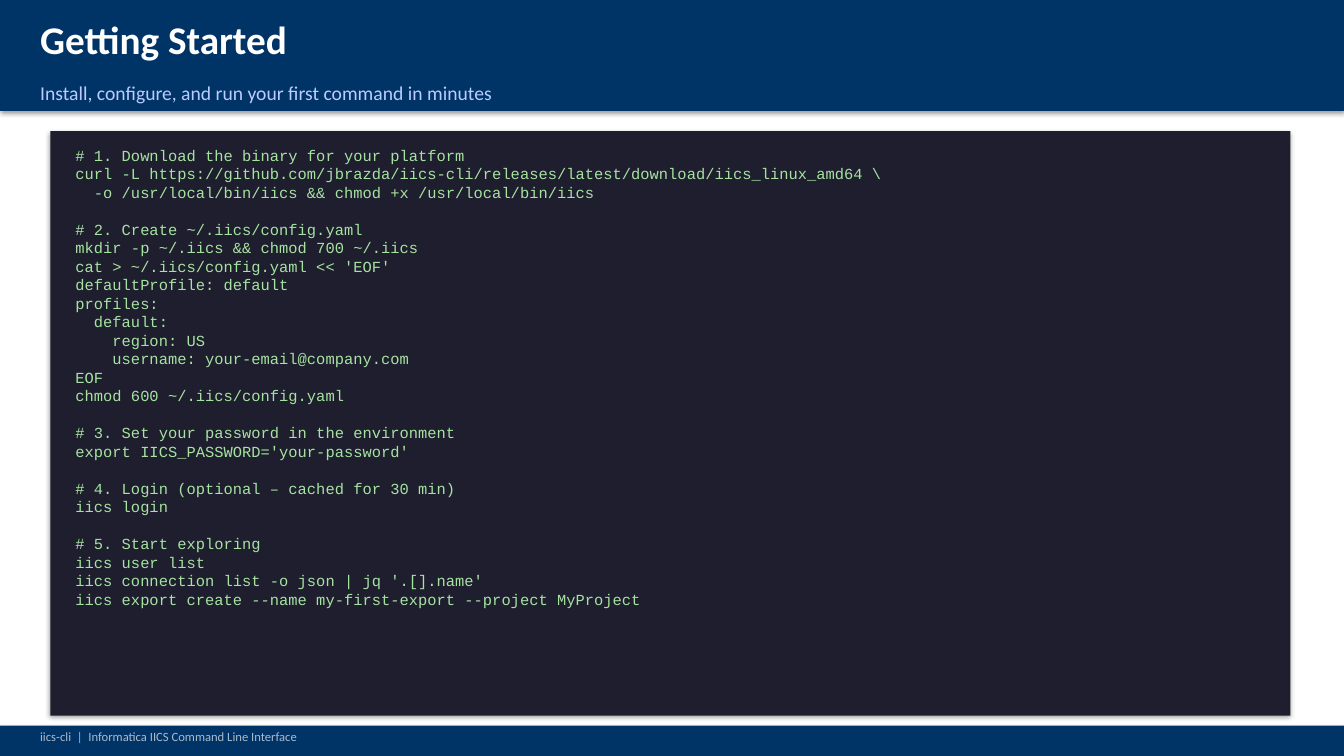
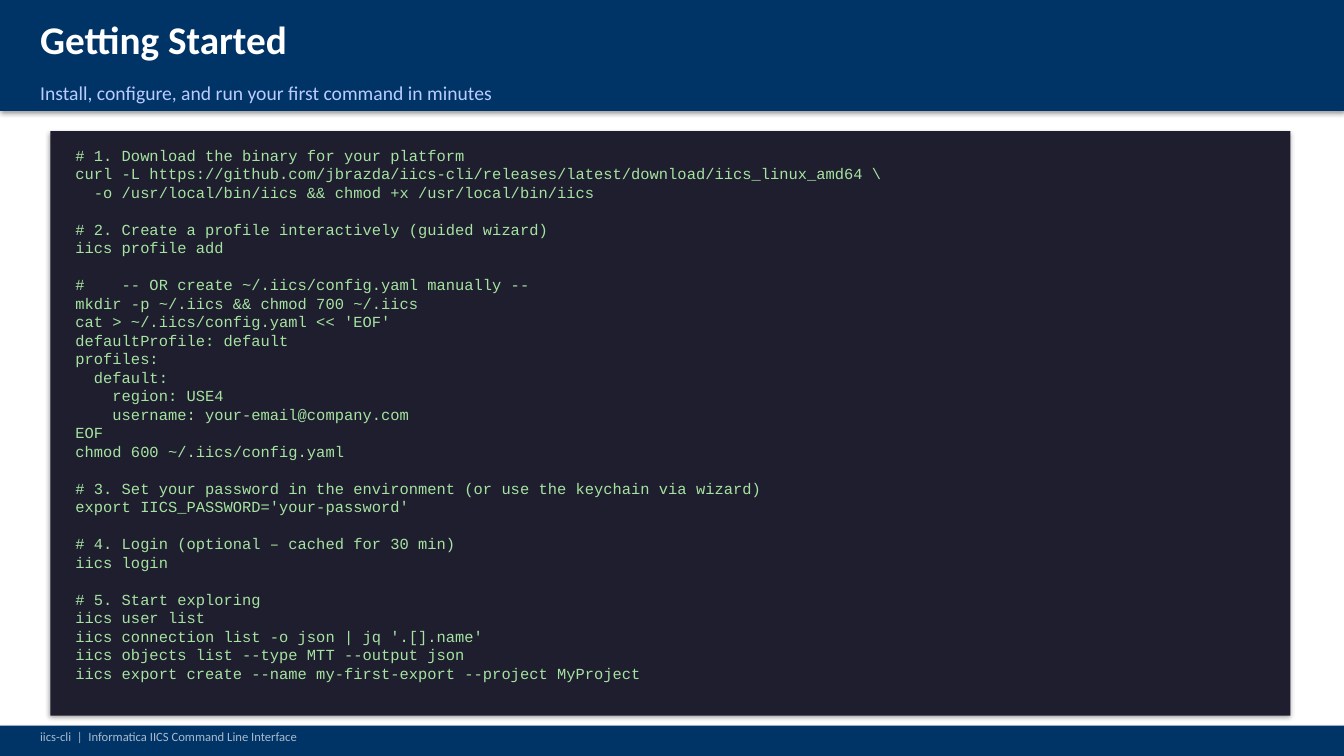
Before and after one commit to jbrazda/iics-cli, a slide deck: slide 19 of docs/documentation/iics-cli-presentation.pptx (slide 15 before the commit). Drawn at 1344x756 pixels with LibreOffice and Linux fonts; fonts in the diff are those of the drawing. Boxes give left, top, right and bottom in pixels: in the first picture for what was removed or moved away, otherwise in the second. Text is boxed around its words. In the diff, an @@ line names an element or a change of style, - is before the commit and + after.

```diff
--- a/docs/documentation/iics-cli-presentation.pptx
+++ b/docs/documentation/iics-cli-presentation.pptx
@@ text at (75,150,862,682): text changed @@
-# 1. Download the binary for your platform
-curl -L https://github.com/jbrazda/iics-cli/releases/latest/download/iics_linux_amd64 \
--o /usr/local/bin/iics && chmod +x /usr/local/bin/iics
-# 2. Create ~/.iics/config.yaml
-mkdir -p ~/.iics && chmod 700 ~/.iics
-cat > ~/.iics/config.yaml << 'EOF'
-defaultProfile: default
-profiles:
-default:
-region: US
-username: your-email@company.com
-EOF
-chmod 600 ~/.iics/config.yaml
-# 3. Set your password in the environment
-export IICS_PASSWORD='your-password'
-# 4. Login (optional – cached for 30 min)
-iics login
-# 5. Start exploring
-iics user list
-iics connection list -o json | jq '.[].name'
-iics export create --name my-first-export --project MyProject
+# 1. Download the binary for your platform
+curl -L https://github.com/jbrazda/iics-cli/releases/latest/download/iics_linux_amd64 \
+-o /usr/local/bin/iics && chmod +x /usr/local/bin/iics
+# 2. Create a profile interactively (guided wizard)
+iics profile add
+# -- OR create ~/.iics/config.yaml manually --
+mkdir -p ~/.iics && chmod 700 ~/.iics
+cat > ~/.iics/config.yaml << 'EOF'
+defaultProfile: default
+profiles:
+default:
+region: USE4
+username: your-email@company.com
+EOF
+chmod 600 ~/.iics/config.yaml
+# 3. Set your password in the environment (or use the keychain via wizard)
+export IICS_PASSWORD='your-password'
+# 4. Login (optional – cached for 30 min)
+iics login
+# 5. Start exploring
+iics user list
+iics connection list -o json | jq '.[].name'
+iics objects list --type MTT --output json
+iics export create --name my-first-export --project MyProject
```
Also in this commit, not shown: 13 other slides changed, 4 slides added, 1 other file.
